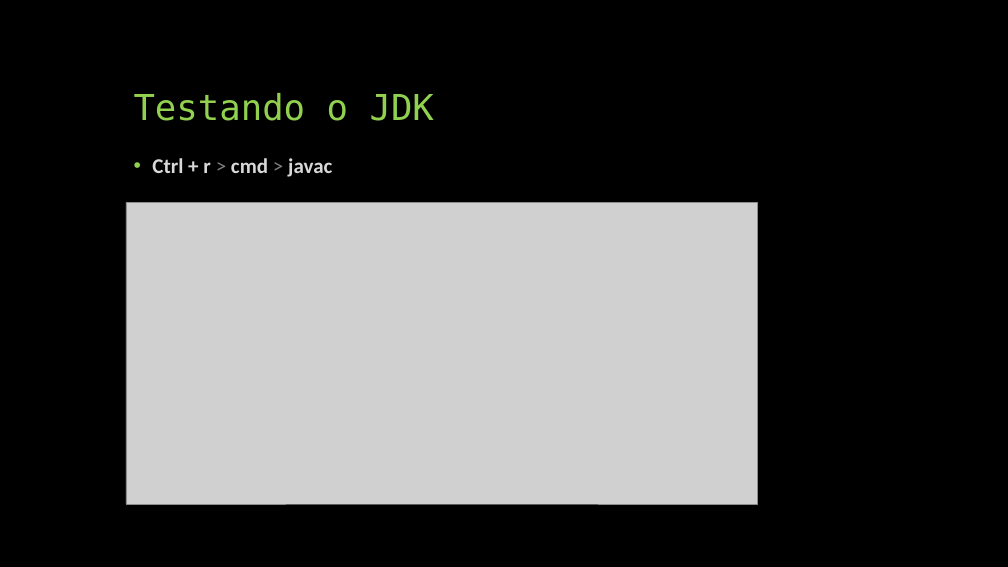
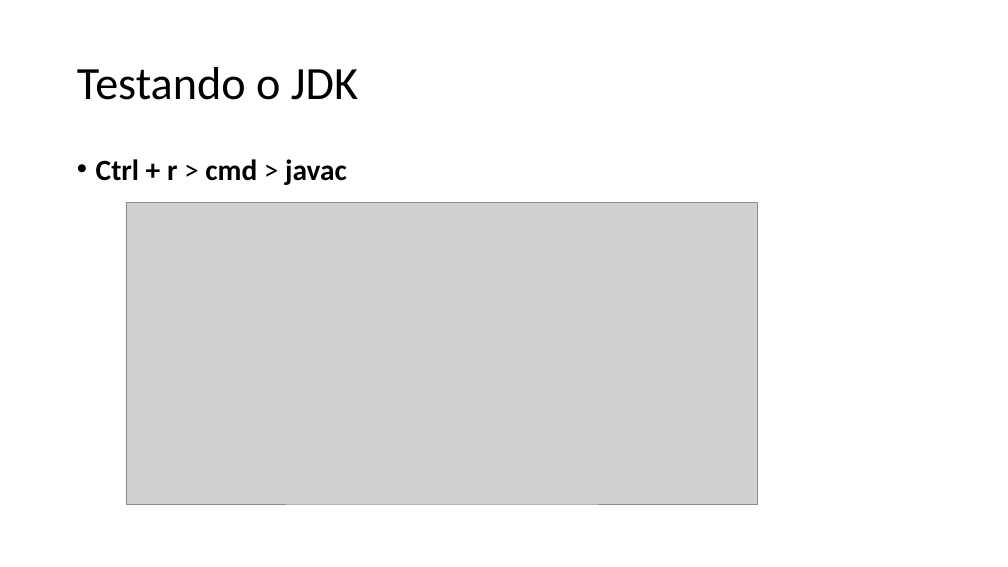
Before and after one commit to willanythayse/odi-develop-workout, a slide deck: slide 5 of Instalação Oracle Data Integrator (ODI).pptx (slide 4 before the commit). Drawn at 1008x567 pixels with LibreOffice and Linux fonts; fonts in the diff are those of the drawing; grey boxes stand for pictures. Boxes give left, top, right and bottom in pixels: in the first picture for what was removed or moved away, otherwise in the second. Text is boxed around its words. In the diff, an @@ line names an element or a change of style, - is before the commit and + after.

```diff
--- a/Instalação Oracle Data Integrator (ODI).pptx
+++ b/Instalação Oracle Data Integrator (ODI).pptx
@@ background #000000 to #FFFFFF @@
@@ title "Testando o JDK": place and size @@
-title "Testando o JDK" at [134,93,434,121]
+title "Testando o JDK" at [77,67,358,100]
@@ title "Testando o JDK" at [77,67,358,100]: size 34 to 44 pt, font DejaVu Sans Mono to Calibri, text colour #92D050 to #000000; vertical alignment bottom to middle @@
@@ text "Ctrl + r > cmd ...": place and size @@
-text "Ctrl + r > cmd ..." at [152,158,332,177]
+text "Ctrl + r > cmd ..." at [96,159,347,185]
@@ text "Ctrl + r > cmd ..." at [96,159,347,185]: size 20 to 28 pt; text colour #D9D9D9 to #000000 in "Ctrl + r cmd javac"; text colour #808080 to #000000 in "> >"; less space between paragraphs @@
```
Also in this commit, not shown: 3 other slides changed, 10 slides added, 6 slides removed.
